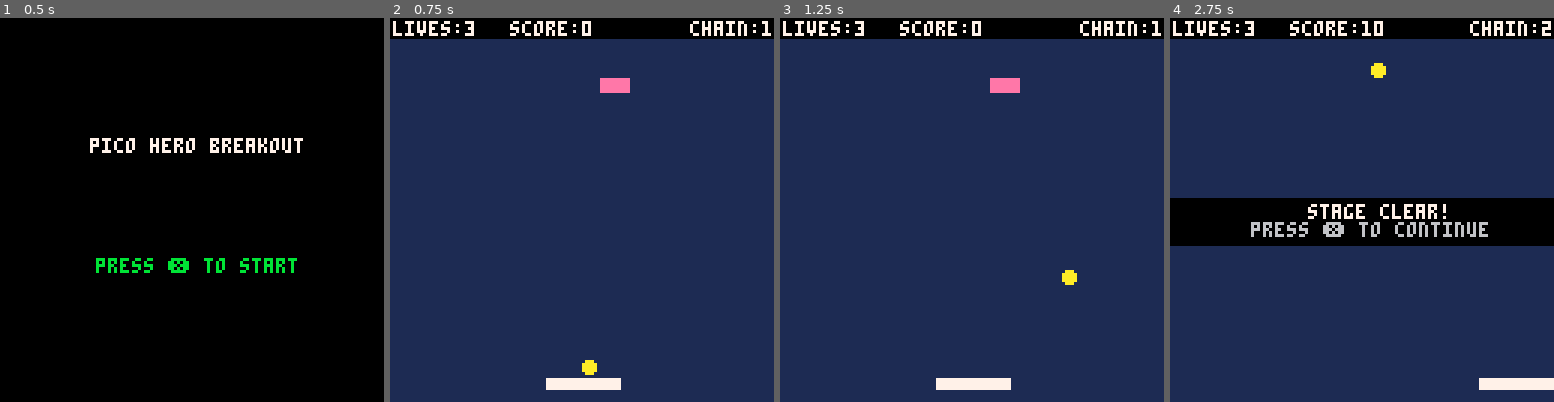
Above: before the commit, frames 1-4 (left to right).
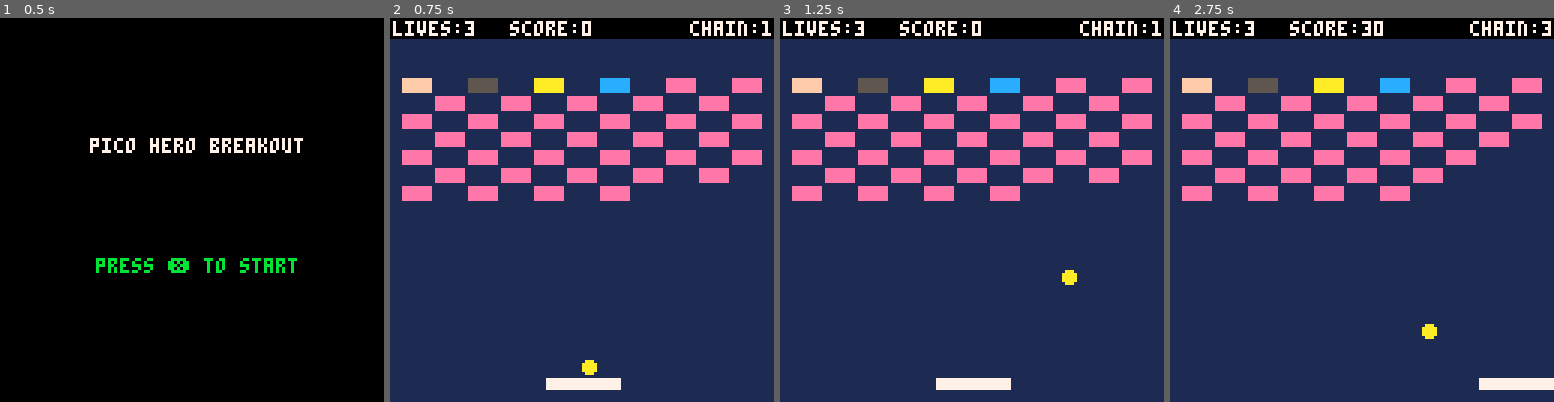
Above: after the commit, the same moments.

Repository: steka/lazydevs-pico8-breakout-hero
Game: PICO-8 cartridge hero1.p8
Two runs of this game, one before a commit and one after it. Both use one fixed random seed, a clock stepped at 60 frames per second and the inputs below.
Inputs:
- Up to frame 1 (0.5 s): no input
- Up to frame 2 (0.75 s): tap O (Z key) at 0.7 s
- Up to frame 3 (1.25 s): no input
- Up to frame 4 (2.75 s): hold Right 1.6-2.1 s; tap O (Z key) at 1.7, 2.1, 2.5 s; hold Right from 2.47 s (still down)

Frame 1 is identical in both runs. In frame 2, 11% of the frame differs, in the area x 3-97%, y 15-48%; in frame 3, 11%; in frame 4, 23%, in the area x 0-100%, y 0-84%.

Commit message:
Breakout #18 - Brick Types
https://www.youtube.com/watch?v=cq_YPMxe7xQ

Diff:
--- a/hero1.p8
+++ b/hero1.p8
@@ -2,12 +2,12 @@
 version 35
 __lua__
 --goals
--- 4. levels
-
---    level finished detection
---    next level screen
-
 -- 5. diffrent bricks
+--    - hardened brick
+--    - indestructable brick
+--    - exploding brick
+--    - powerup brick
+
 -- 6. (powerups)
 -- 7. juicyness
 --     arrow anim
@@ -25,7 +25,7 @@
  levels={}
  levels[1] = "x5b"
  levels[2] = "x4b"
- --levels[2] = "bxbxbxbxbxbxbxbxbxbxbxbxbxbxbxbxbxbxbxbxbxbxbxbxbxbxbxbxbxbxbxbxbxbxbxbxb"
+ levels[1] = "hxixsxpxbxbxbxbxbxbxbxbxbxbxbxbxbxbxbxbxbxbxbxbxbxbxbxbxbxbxbxbxbxbxbxbxb"
 end
 
 function _update60()
@@ -104,26 +104,38 @@
  brick_x={}
  brick_y={}
  brick_v={}
+ brick_t={}
 
  j=0
+ -- b = normal brick
+ -- x = empty space
+ -- i = indestructable brick
+ -- h = hardened brick
+ -- s = sploding brick
+ -- p = powerup brick
+
  for i=1,#lvl do
   j+=1
   chr=sub(lvl,i,i)
-  if chr=="b" then
-   last="b"
-   add(brick_x,4+((j-1)%11)*(brick_w+2))
-   add(brick_y,20+flr((j-1)/11)*(brick_h+2))
-   add(brick_v,true)
+  if chr=="b"
+  or chr=="i"
+  or chr=="h"
+  or chr=="s"
+  or chr=="p" then
+   last=chr
+   addbrick(j,chr)
   elseif chr=="x" then
    last="x"
   elseif chr=="/" then
    j=(flr((j-1)/11)+1)*11
   elseif chr>="1" and chr<="9" then
    for o=1,chr+0 do
-    if last=="b" then
-     add(brick_x,4+((j-1)%11)*(brick_w+2))
-     add(brick_y,20+flr((j-1)/11)*(brick_h+2))
-     add(brick_v,true)
+    if last=="b"
+    or last=="i"
+    or last=="h"
+    or last=="s"
+    or last=="p" then
+     addbrick(j,last)
     elseif last=="x" then
      --nothing
     end
@@ -132,6 +144,13 @@
    j-=1
   end
  end
+end
+
+function addbrick(_i,_t)
+ add(brick_x,4+((_i-1)%11)*(brick_w+2))
+ add(brick_y,20+flr((_i-1)/11)*(brick_h+2))
+ add(brick_v,true)
+ add(brick_t,_t)
 end
 
 function levelfinished()
@@ -378,7 +397,18 @@
  --draw bricks
  for i=1,#brick_x do
   if brick_v[i] then
-   rectfill(brick_x[i],brick_y[i],brick_x[i]+brick_w,brick_y[i]+brick_h,14)
+   if brick_t[i] == "b" then
+    brickcol = 14
+   elseif brick_t[i] == "i" then
+    brickcol = 5
+   elseif brick_t[i] == "h" then
+    brickcol = 15
+   elseif brick_t[i] == "s" then
+    brickcol = 10
+   elseif brick_t[i] == "p" then
+    brickcol = 12
+   end
+   rectfill(brick_x[i],brick_y[i],brick_x[i]+brick_w,brick_y[i]+brick_h,brickcol)
   end
  end
 
